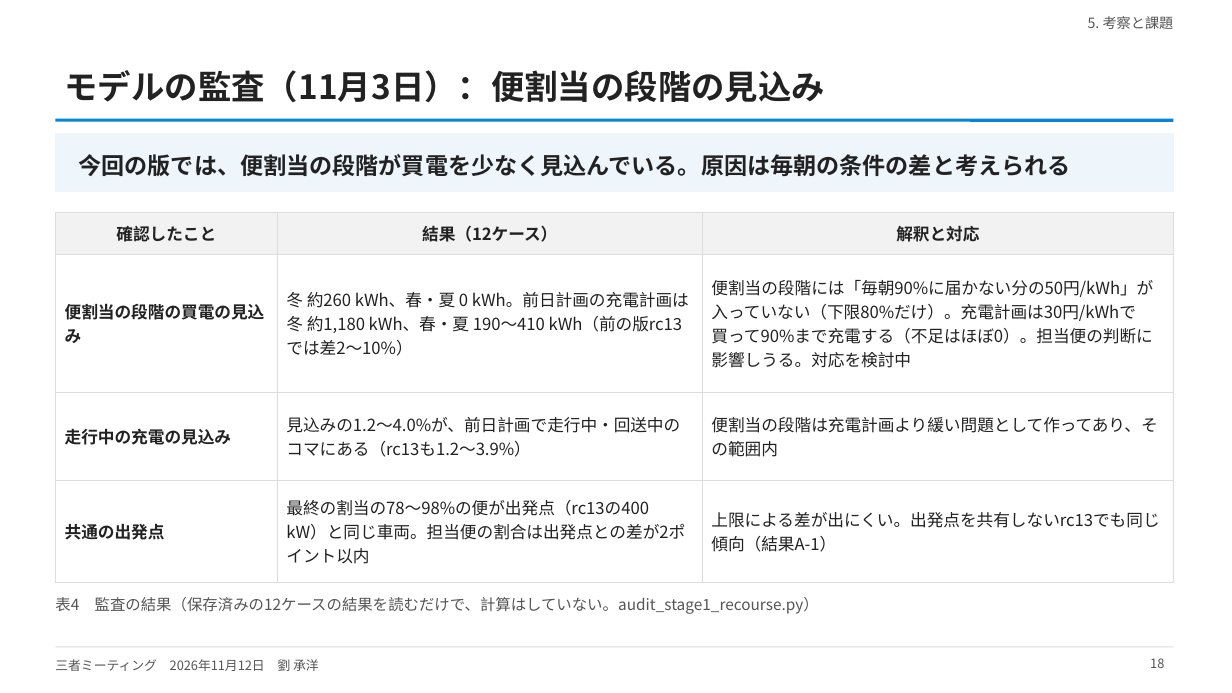
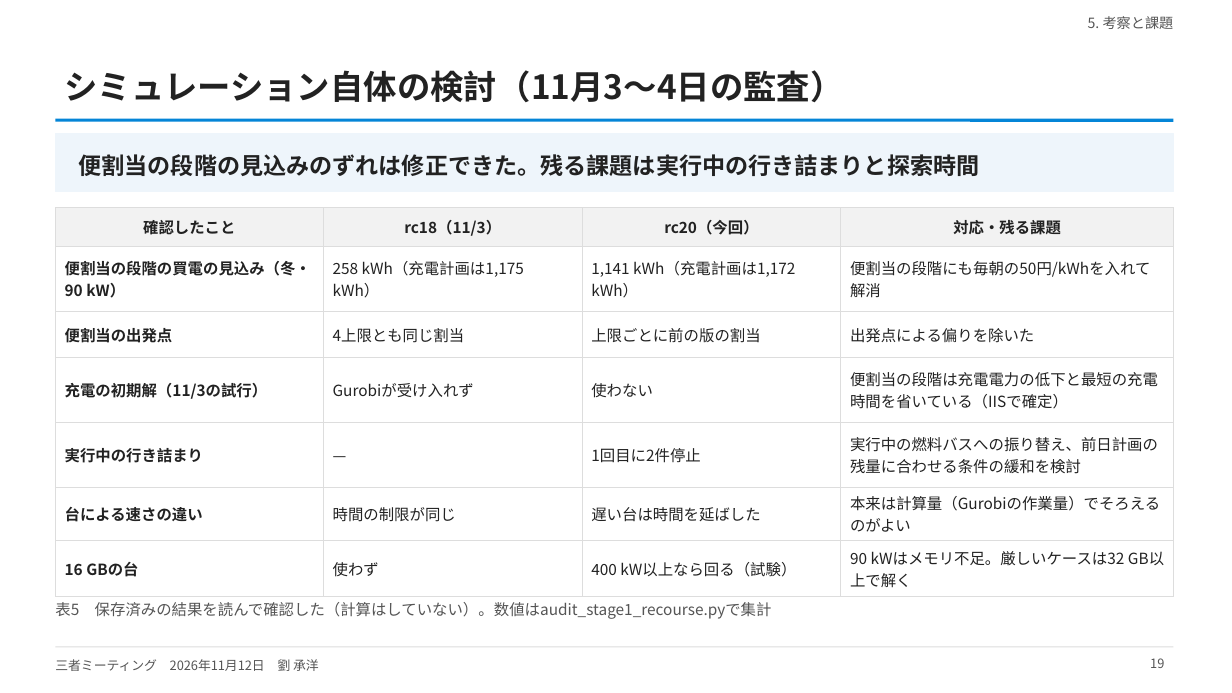
Before and after one commit to CYLIU2003/master-course, a slide deck: slide 19 of outcome/2026-11-12_three_party/three_party_20261112.pptx (slide 18 before the commit). Drawn at 1232x693 pixels with LibreOffice and Linux fonts; fonts in the diff are those of the drawing. Boxes give left, top, right and bottom in pixels: in the first picture for what was removed or moved away, otherwise in the second. Text is boxed around its words. In the diff, an @@ line names an element or a change of style, - is before the commit and + after.

```diff
--- a/outcome/2026-11-12_three_party/three_party_20261112.pptx
+++ b/outcome/2026-11-12_three_party/three_party_20261112.pptx
@@ title at [65, 70, 844, 102]: text changed @@
-モデルの監査（11月3日）：便割当の段階の見込み
+シミュレーション自体の検討（11月3〜4日の監査）
@@ text at [79, 154, 980, 176]: text changed @@
-今回の版では、便割当の段階が買電を少なく見込んでいる。原因は毎朝の条件の差と考えられる
+便割当の段階の見込みのずれは修正できた。残る課題は実行中の行き詰まりと探索時間
@@ table at [55, 208, 1174, 581] @@
-確認したこと | 結果（12ケース） | 解釈と対応
-便割当の段階の買電の見込み | 冬 約260 kWh、春・夏 0 kWh。前日計画の充電計画は冬 約1,180 kWh、春・夏 190〜410 kWh（前の版rc13では差2〜10%） | 便割当の段階には「毎朝90%に届かない分の50円/kWh」が入っていない（下限80%だけ）。充電計画は30円/kWhで買って90%まで充電する（不足はほぼ0）。担当便の判断に影響しうる。対応を検討中
-走行中の充電の見込み | 見込みの1.2〜4.0%が、前日計画で走行中・回送中のコマにある（rc13も1.2〜3.9%） | 便割当の段階は充電計画より緩い問題として作ってあり、その範囲内
-共通の出発点 | 最終の割当の78〜98%の便が出発点（rc13の400 kW）と同じ車両。担当便の割合は出発点との差が2ポイント以内 | 上限による差が出にくい。出発点を共有しないrc13でも同じ傾向（結果A-1）
+確認したこと | rc18（11/3） | rc20（今回） | 対応・残る課題
+便割当の段階の買電の見込み（冬・90 kW） | 258 kWh（充電計画は1,175 kWh） | 1,141 kWh（充電計画は1,172 kWh） | 便割当の段階にも毎朝の50円/kWhを入れて解消
+便割当の出発点 | 4上限とも同じ割当 | 上限ごとに前の版の割当 | 出発点による偏りを除いた
+充電の初期解（11/3の試行） | Gurobiが受け入れず | 使わない | 便割当の段階は充電電力の低下と最短の充電時間を省いている（IISで確定）
+実行中の行き詰まり | — | 1回目に2件停止 | 実行中の燃料バスへの振り替え、前日計画の残量に合わせる条件の緩和を検討
+台による速さの違い | 時間の制限が同じ | 遅い台は時間を延ばした | 本来は計算量（Gurobiの作業量）でそろえるのがよい
+16 GBの台 | 使わず | 400 kW以上なら回る（試験） | 90 kWはメモリ不足。厳しいケースは32 GB以上で解く
@@ table: place and size @@
-table at [55, 213, 1174, 556]
+table at [55, 208, 1174, 581]
@@ text at [55, 602, 772, 619]: text changed @@
-表4 監査の結果（保存済みの12ケースの結果を読むだけで、計算はしていない。audit_stage1_recourse.py）
+表5 保存済みの結果を読んで確認した（計算はしていない）。数値はaudit_stage1_recourse.pyで集計
@@ page number at [1150, 658, 1164, 668]: text changed @@
-18
+19
```
Also in this commit, not shown: 17 other slides changed, 1 slide added, 8 other files.
